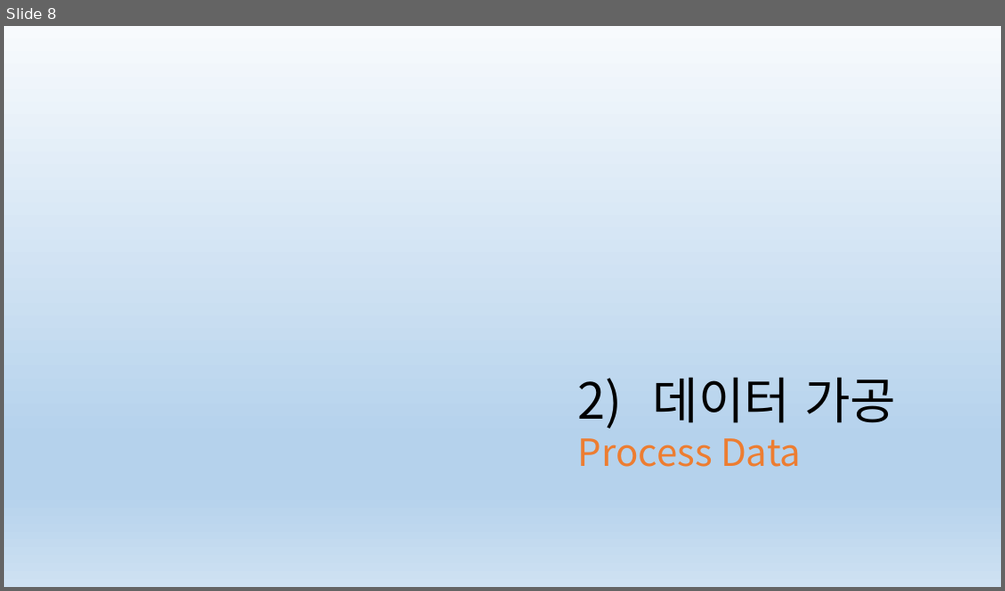
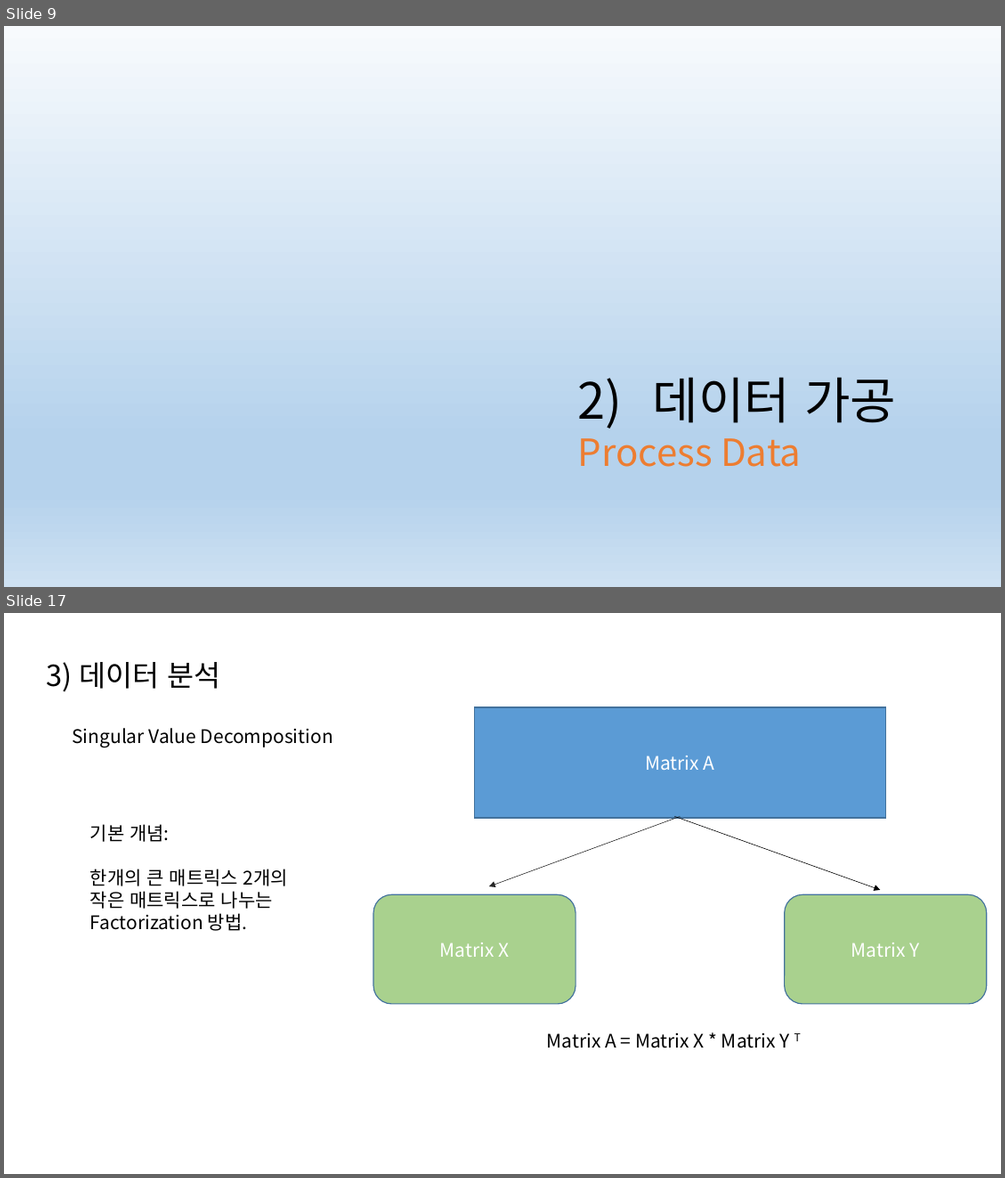
Before and after one commit to csjungminlim/MatrixCompletion, a slide deck: 넷플릭스.pptx. Shown one above the other, each under a label of ours: slide 8 before the commit, slides 9 and 17 after it; the slides between them are not shown. The pictures are 1005x591 and 1005x1178 pixels, drawn with LibreOffice and Linux fonts; fonts in the diff are those of the drawing. Boxes give left, top, right and bottom in pixels: in the first picture for what was removed or moved away, otherwise in the second. Text is boxed around its words. In the diff, an @@ line names an element or a change of style, - is before the commit and + after.

```diff
--- a/넷플릭스.pptx
+++ b/넷플릭스.pptx
@@ slide 17 added at [4,613,1001,1174], background #FFFFFF @@
@@ text added at [47,662,220,691], 28 pt, text #000000 @@
+3) 데이터 분석
@@ rectangle added at [474,707,886,818], fill #5B9BD5, outline #43739E 1 pt, 18 pt, text #FFFFFF @@
+Matrix A
@@ text added at [72,728,333,747], 18 pt, text #000000 @@
+Singular Value Decomposition
@@ text added at [90,824,288,931], 18 pt, text #000000 @@
+기본 개념:
+한개의 큰 매트릭스 2개의
+작은 매트릭스로 나누는
+Factorization 방법.
@@ arrow added from (680, 817) to (489, 887), #262626 0.5 pt @@
@@ arrow added from (675, 817) to (881, 890), #000000 0.5 pt @@
@@ rounded rectangle added at [373,895,575,1004], fill #A9D18E, outline #43739E 1 pt, 18 pt, text #FFFFFF @@
+Matrix X
@@ rounded rectangle added at [785,895,987,1004], fill #A9D18E, outline #43739E 1 pt, 18 pt, text #FFFFFF @@
+Matrix Y
@@ text added at [547,1033,801,1048], 18 pt, text #000000 @@
+Matrix A = Matrix X * Matrix Y T
@@ what was slide 8 is now slide 9 @@
```
Also in this commit, not shown: 1 slide changed, 12 other slides added.
